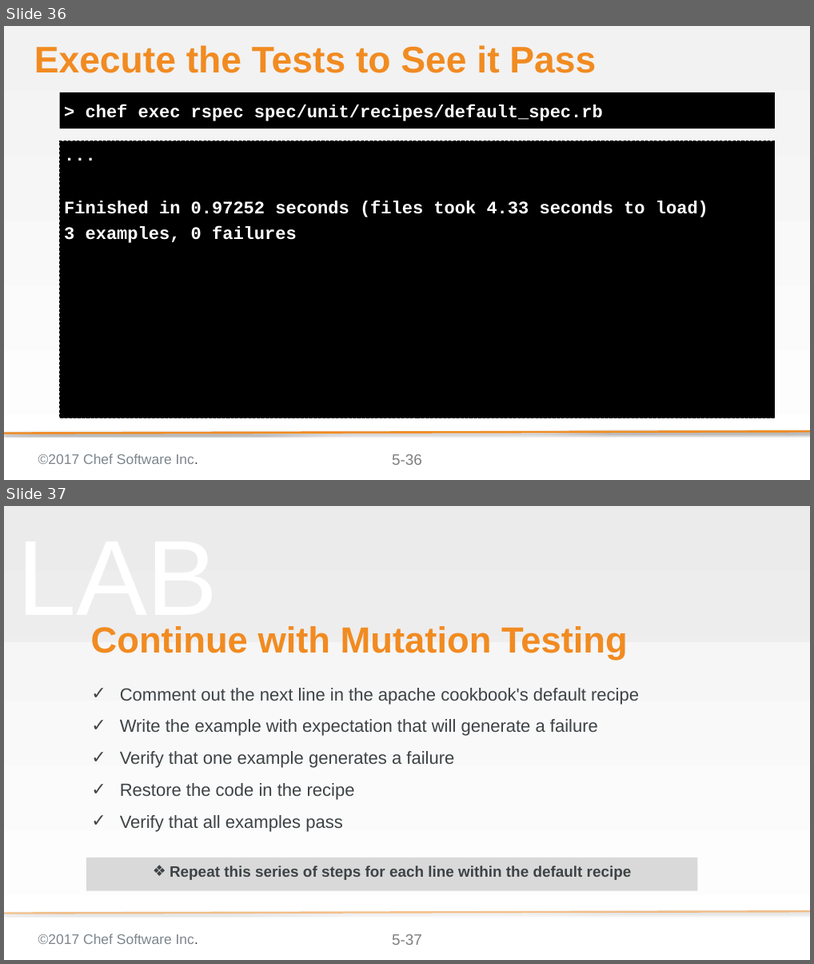
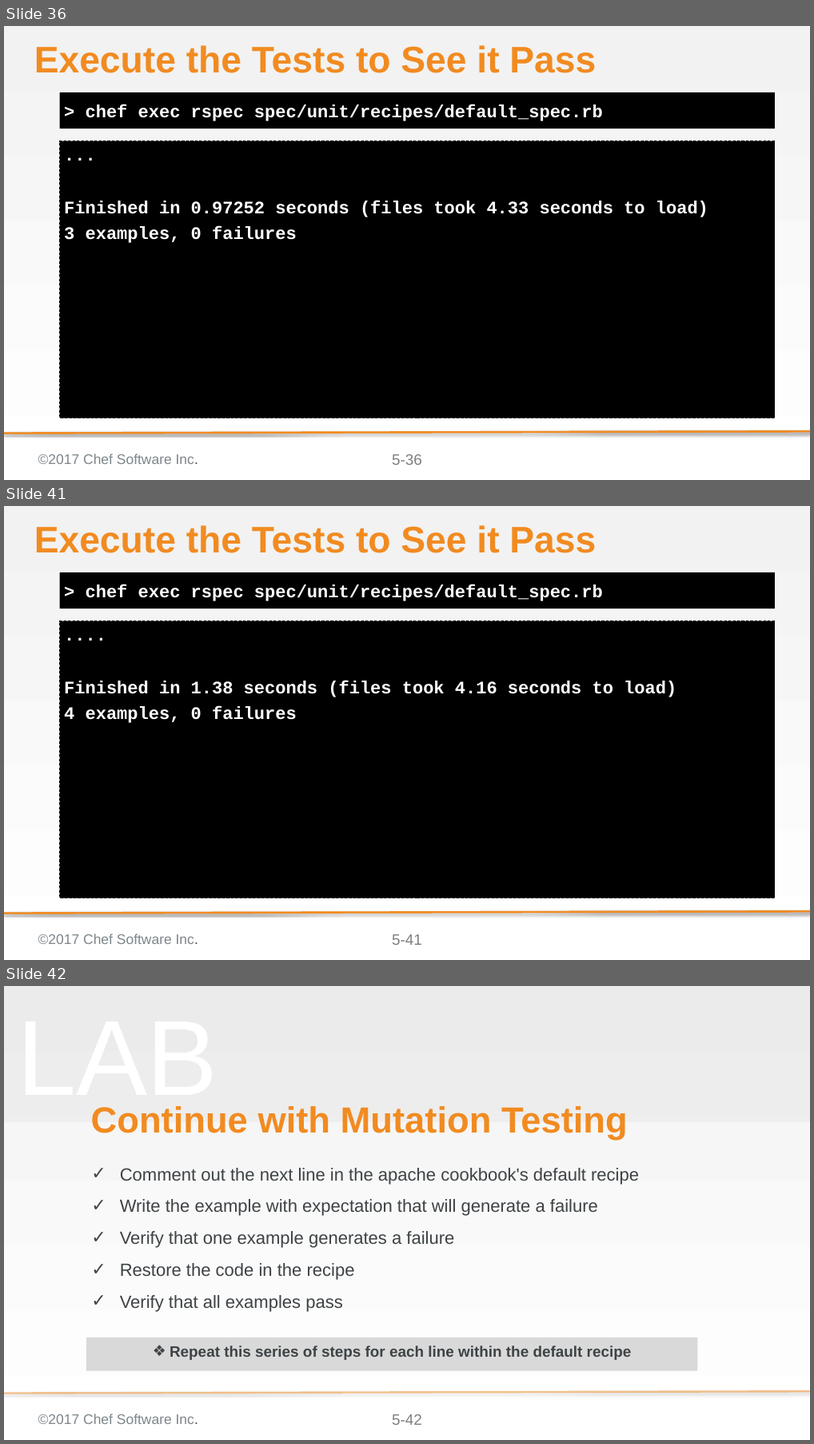
Before and after one commit to ericheiser/chef-intermediate, a slide deck: 05-faster_feedback_with_unit_testing.pptx. Shown one above the other, each under a label of ours: slides 36 and 37 before the commit, slides 36, 41 and 42 after it; the slides between them are not shown. The pictures are 814x964 and 814x1444 pixels, drawn with LibreOffice and Linux fonts; fonts in the diff are those of the drawing; background and template pictures are left out. Boxes give left, top, right and bottom in pixels: in the first picture for what was removed or moved away, otherwise in the second. Text is boxed around its words. In the diff, an @@ line names an element or a change of style, - is before the commit and + after.

```diff
--- a/05-faster_feedback_with_unit_testing.pptx
+++ b/05-faster_feedback_with_unit_testing.pptx
@@ slide 41 added at (4, 506, 810, 960), background gradient #F2F2F2 to #FFFFFF; not listed: 4 template elements that a slide beside it also shows @@
@@ title added at (34, 525, 596, 553), 58.7 pt, text #F18B21, bold @@
+Execute the Tests to See it Pass
@@ text added at (60, 572, 775, 608), fill #000000, 28 pt, text #FFFFFF, bold @@
+> chef exec rspec spec/unit/recipes/default_spec.rb
@@ text added at (60, 620, 775, 897), fill #000000, outline #000000 1 pt dashed, 28 pt, text #FFFFFF, bold @@
+....
+Finished in 1.38 seconds (files took 4.16 seconds to load)
+4 examples, 0 failures
@@ what was slide 37 is now slide 42 @@
@@ page number at (392, 1414, 422, 1424): text changed @@
-5-37
+5-42
```
Also in this commit, not shown: 2 slides changed, 4 other slides added, 2 other files.
